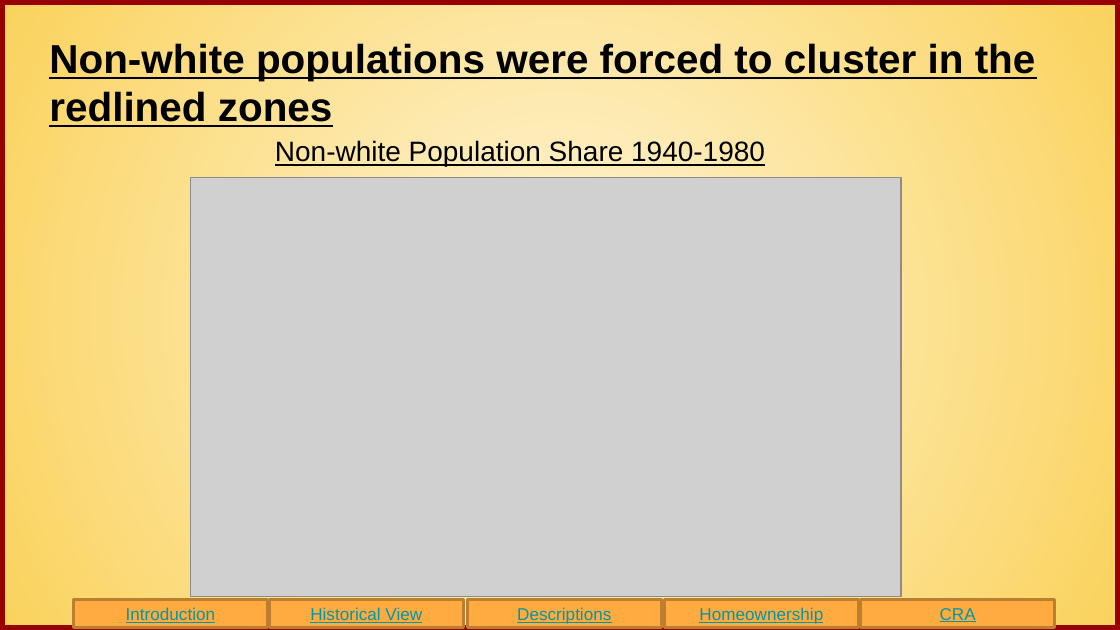
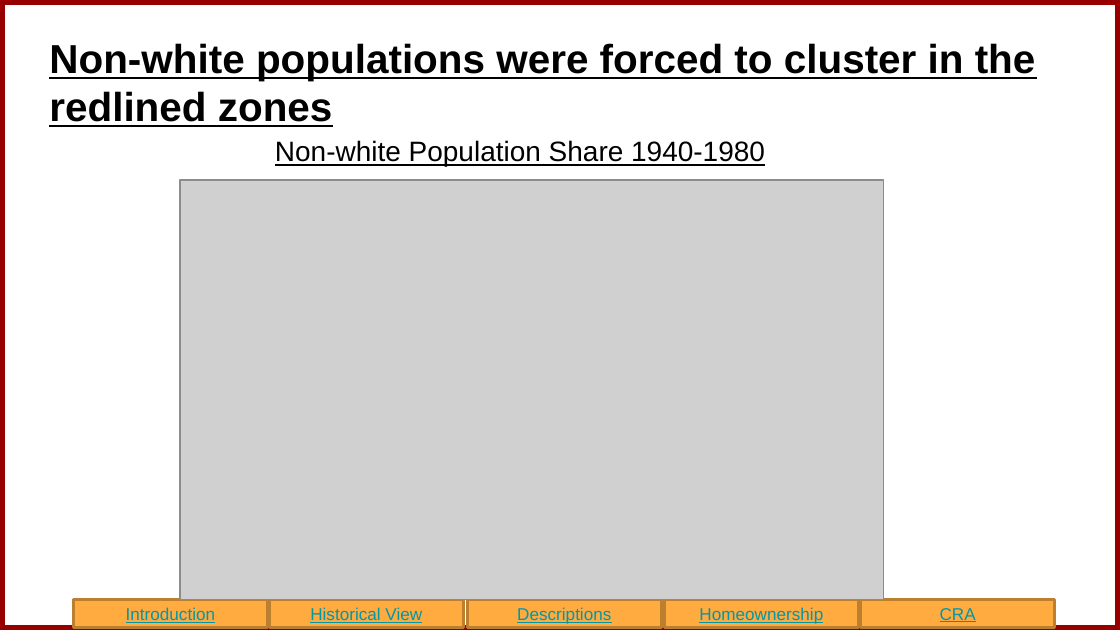
Before and after one commit to pmannino5/LA_Redlining_CRA, a slide deck: slide 7 of The Effects of Redlining Presentation.pptx. Drawn at 1120x630 pixels with LibreOffice and Linux fonts; fonts in the diff are those of the drawing; grey boxes stand for pictures. Boxes give left, top, right and bottom in pixels: in the first picture for what was removed or moved away, otherwise in the second. Text is boxed around its words. In the diff, an @@ line names an element or a change of style, - is before the commit and + after.

```diff
--- a/The Effects of Redlining Presentation.pptx
+++ b/The Effects of Redlining Presentation.pptx
@@ background gradient #FFF6DB to #FAD25C to #FFFFFF @@
@@ picture: place and size @@
-picture at (190, 178, 900, 597)
+picture at (180, 180, 884, 599)
```
Also in this commit, not shown: 15 other slides changed.
